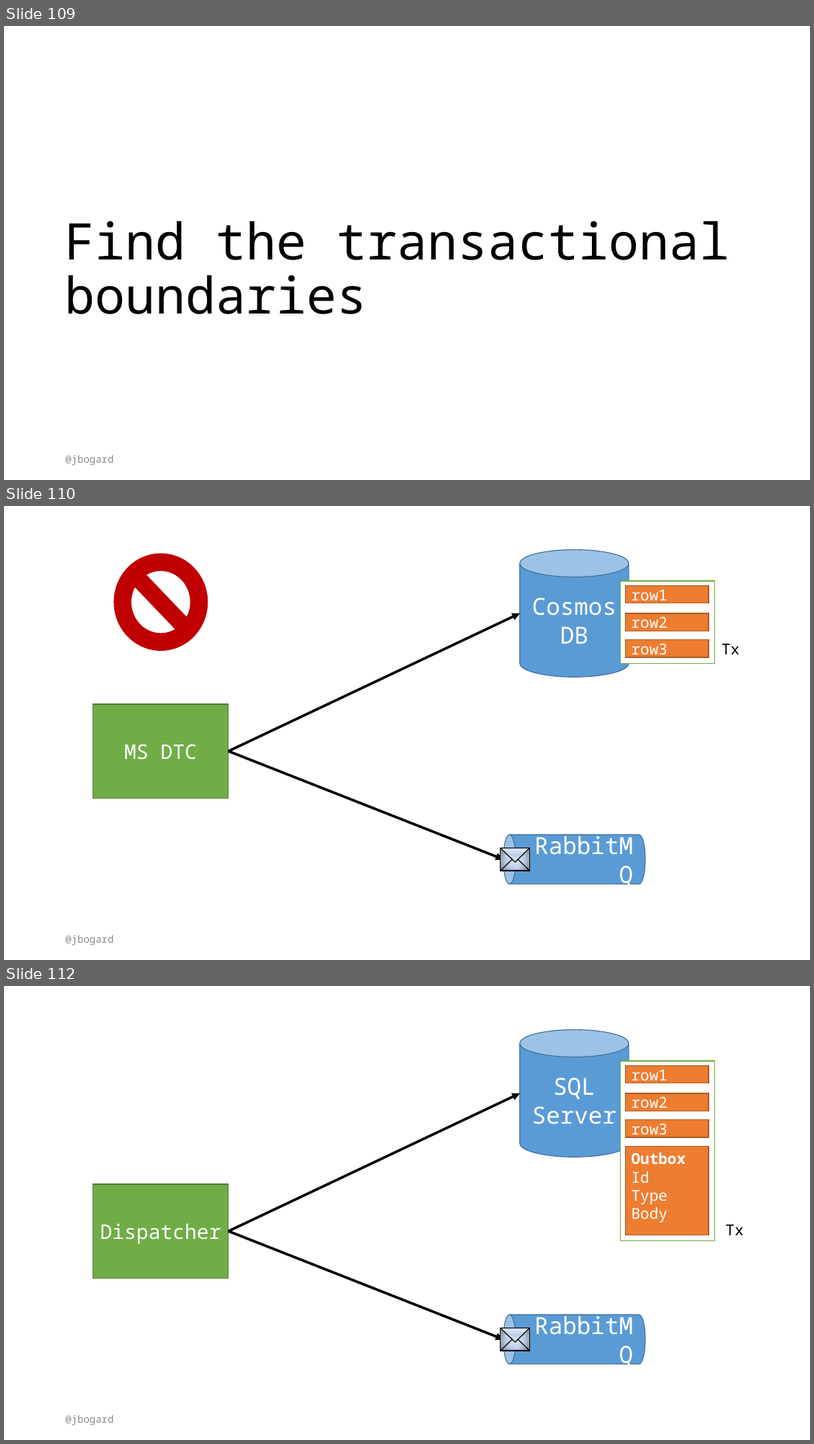
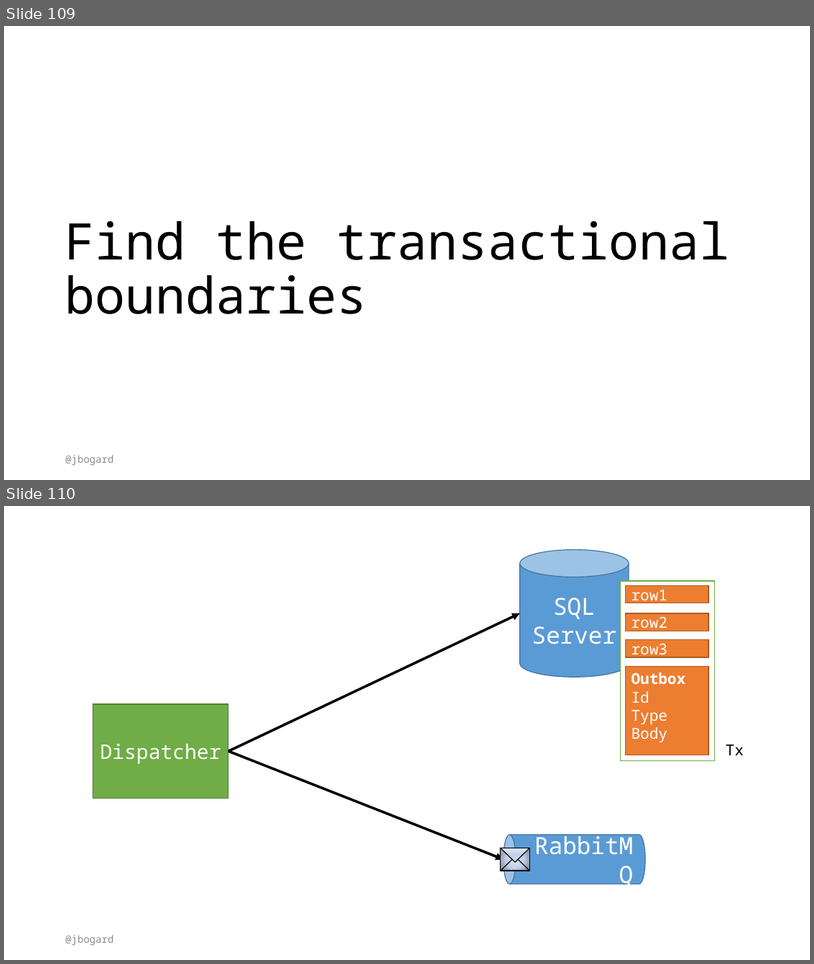
Before and after one commit to jbogard/presentations, a slide deck: ConsistencyAndAgreementInMicroservices/ConsistencyAndAgreementInMicroservices.pptx. Shown one above the other, each under a label of ours: slides 109, 110 and 112 before the commit, slides 109 and 110 after it; the slides between them are not shown. The pictures are 814x1444 and 814x964 pixels, drawn with LibreOffice and Linux fonts; fonts in the diff are those of the drawing. Boxes give left, top, right and bottom in pixels: in the first picture for what was removed or moved away, otherwise in the second. Text is boxed around its words. In the diff, an @@ line names an element or a change of style, - is before the commit and + after.

```diff
--- a/ConsistencyAndAgreementInMicroservices/ConsistencyAndAgreementInMicroservices.pptx
+++ b/ConsistencyAndAgreementInMicroservices/ConsistencyAndAgreementInMicroservices.pptx
@@ slide 110 removed at (4,506,810,960), background #FFFFFF @@
@@ no-entry sign removed at (114,554,208,651) @@
@@ cylinder removed at (520,549,629,677) @@
-Cosmos DB
@@ rectangle removed at (621,581,715,663) @@
@@ rectangle removed at (626,586,710,603) @@
-row1
@@ arrow removed from (229, 751) to (520, 613) @@
@@ rectangle removed at (626,613,710,631) @@
-row2
@@ rectangle removed at (626,640,710,657) @@
-row3
@@ text removed at (722,644,740,654) @@
-Tx
@@ rectangle removed at (93,704,229,798) @@
-MS DTC
@@ arrow removed from (229, 751) to (504, 860) @@
@@ rectangle removed at (501,848,530,870) @@
@@ triangle removed at (501,848,530,862) @@
@@ cylinder removed at (504,834,646,884) @@
-RabbitMQ
@@ triangle removed at (501,856,530,870) @@
@@ text removed at (65,934,113,945) @@
-@jbogard
@@ what was slide 112 is now slide 110 @@
```
Also in this commit, not shown: 4 slides changed, 1 other slide removed.
